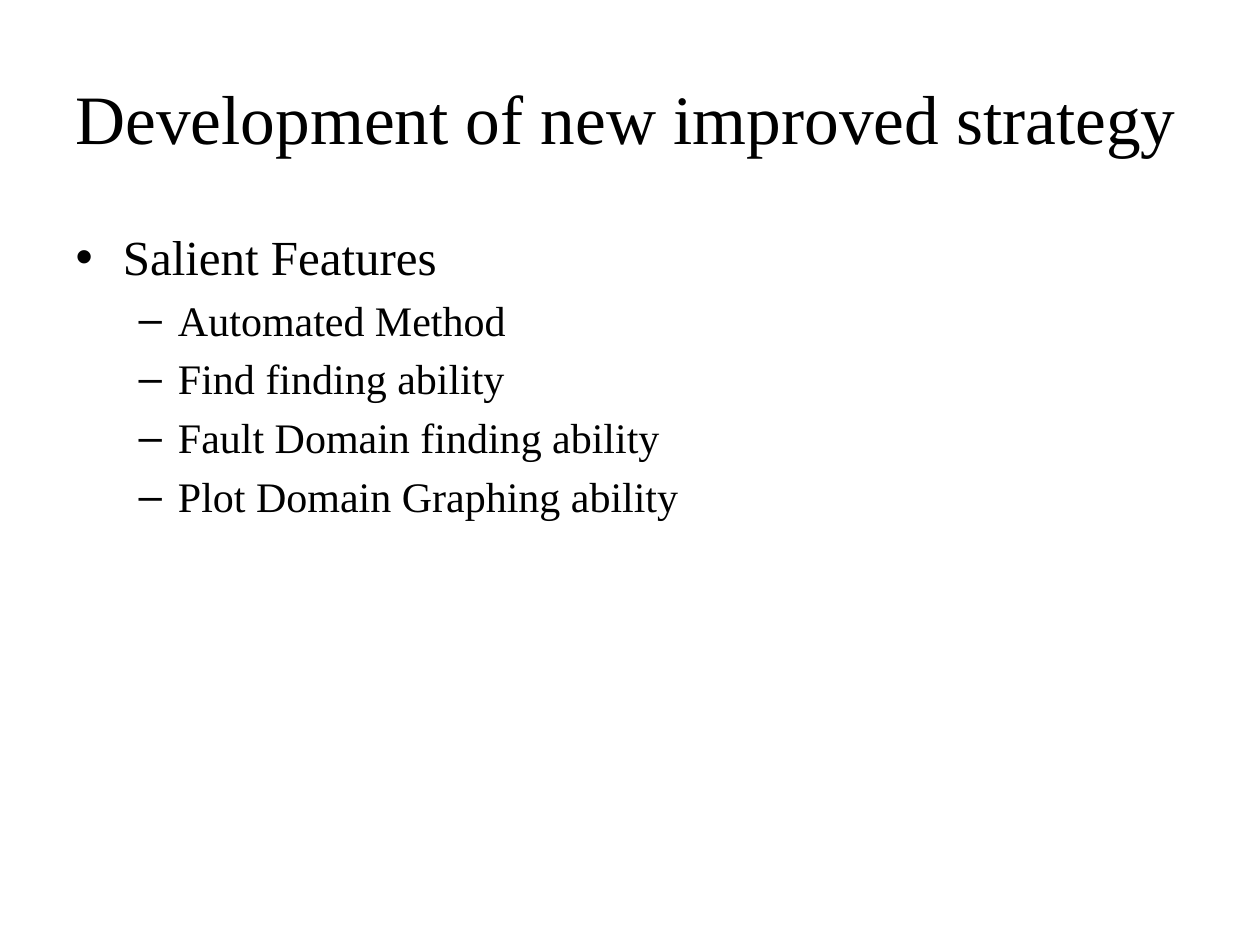
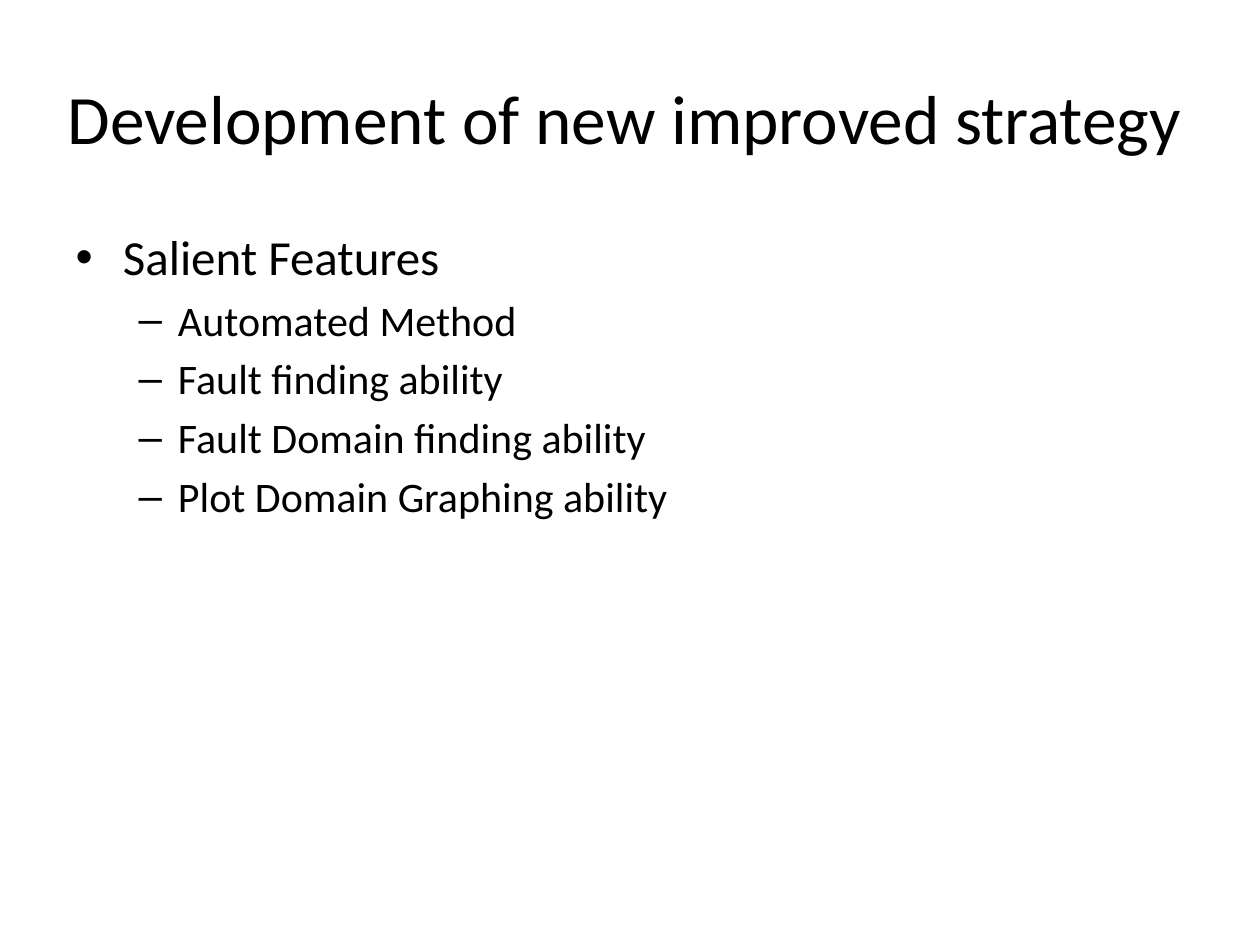
Before and after one commit to maochy/yeti-test, a slide deck: slide 19 of ThesisSeminar/newOne.pptx (slide 16 before the commit). Drawn at 1260x945 pixels with LibreOffice and Linux fonts; fonts in the diff are those of the drawing. Boxes give left, top, right and bottom in pixels: in the first picture for what was removed or moved away, otherwise in the second. Text is boxed around its words. In the diff, an @@ line names an element or a change of style, - is before the commit and + after.

```diff
--- a/ThesisSeminar/newOne.pptx
+++ b/ThesisSeminar/newOne.pptx
@@ title "Development of new improved strategy": place and size @@
-title "Development of new improved strategy" at (76, 95, 1175, 158)
+title "Development of new improved strategy" at (67, 96, 1181, 156)
@@ title "Development of new improved strategy" at (67, 96, 1181, 156): font Times New Roman to Calibri @@
@@ text at (123, 241, 667, 520): font Times New Roman to Calibri in "Salient Features", "Automated Method", "Fault Domain finding ability", "Plot Domain Graphing ability" @@
@@ text at (178, 364, 503, 402): text changed; font Times New Roman to Calibri @@
-  – Find finding ability
+  – Fault finding ability
```
Also in this commit, not shown: 18 other slides changed, 10 slides added, 1 slide removed, 1 other file.
